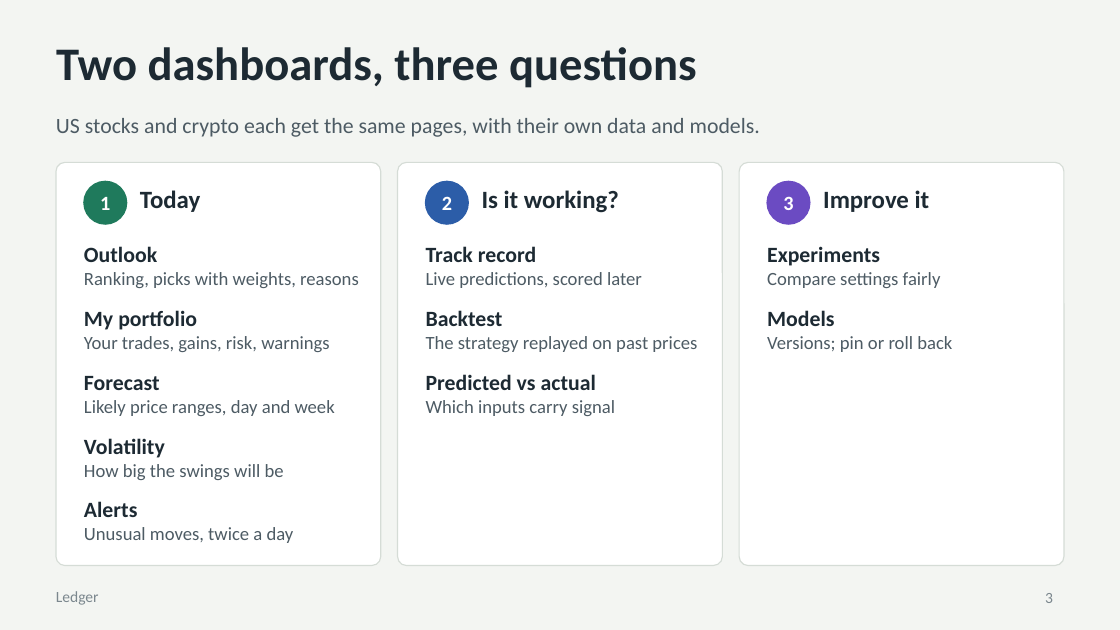
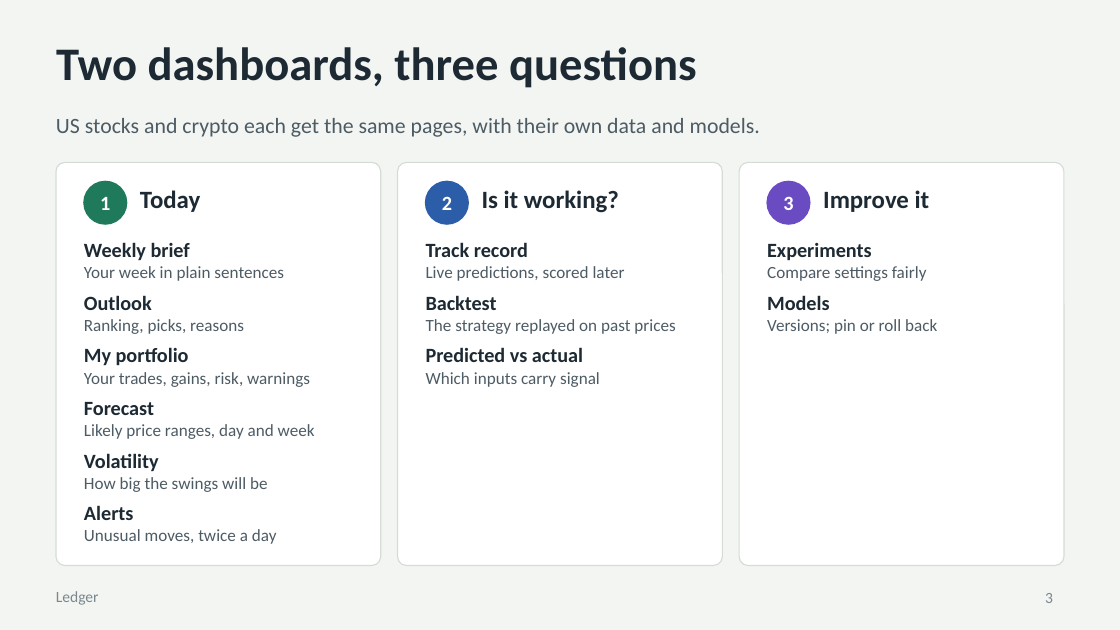
Before and after one commit to elyr/stock-market-predictor, a slide deck: slide 3 of docs/presentation/Ledger.pptx. Drawn at 1120x630 pixels with LibreOffice and Linux fonts; fonts in the diff are those of the drawing. Boxes give left, top, right and bottom in pixels: in the first picture for what was removed or moved away, otherwise in the second. Text is boxed around its words. In the diff, an @@ line names an element or a change of style, - is before the commit and + after.

```diff
--- a/docs/presentation/Ledger.pptx
+++ b/docs/presentation/Ledger.pptx
@@ text "Track record" at (426, 242, 625, 281): size 14 to 13 pt in "Track record"; size 12 to 11 pt in "Live predictions, scored later" @@
@@ text "Experiments" at (767, 243, 927, 281): size 14 to 13 pt in "Experiments"; size 12 to 11 pt in "Compare settings fairly" @@
@@ text added at (84, 242, 284, 281), 11 pt, text #4D5B64 @@
+Weekly brief
+Your week in plain sentences
@@ text at (84, 295, 152, 310): size 14 to 13 pt in "Outlook" @@
@@ text "Outlook": place and size @@
-text "Outlook" at (84, 246, 359, 288)
+text "Outlook" at (84, 295, 244, 334)
@@ text "Backtest": place and size @@
-text "Backtest" at (426, 310, 697, 352)
+text "Backtest" at (426, 295, 675, 334)
@@ text "Backtest" at (426, 295, 675, 334): size 14 to 13 pt in "Backtest"; size 12 to 11 pt in "The strategy replayed on past prices" @@
@@ text "Models": place and size @@
-text "Models" at (767, 310, 952, 352)
+text "Models" at (767, 295, 937, 334)
@@ text "Models" at (767, 295, 937, 334): size 14 to 13 pt in "Models"; size 12 to 11 pt in "Versions; pin or roll back" @@
@@ text at (84, 319, 244, 334): text changed; size 12 to 11 pt @@
-Ranking, picks with weights, reasons
+Ranking, picks, reasons
@@ text "My portfolio": place and size @@
-text "My portfolio" at (84, 310, 329, 352)
+text "My portfolio" at (84, 347, 310, 387)
@@ text "My portfolio" at (84, 347, 310, 387): size 14 to 13 pt in "My portfolio"; size 12 to 11 pt in "Your trades, gains, risk, warnings" @@
@@ text "Predicted vs actual": place and size @@
-text "Predicted vs actual" at (426, 374, 615, 416)
+text "Predicted vs actual" at (426, 347, 600, 387)
@@ text "Predicted vs actual" at (426, 347, 600, 387): size 14 to 13 pt in "Predicted vs actual"; size 12 to 11 pt in "Which inputs carry signal" @@
@@ text "Forecast": place and size @@
-text "Forecast" at (84, 376, 335, 416)
+text "Forecast" at (84, 402, 315, 439)
@@ text "Forecast" at (84, 402, 315, 439): size 14 to 13 pt in "Forecast"; size 12 to 11 pt in "Likely price ranges, day and week" @@
@@ text "Volatility": place and size @@
-text "Volatility" at (84, 438, 284, 480)
+text "Volatility" at (84, 453, 268, 492)
@@ text "Volatility" at (84, 453, 268, 492): size 14 to 13 pt in "Volatility"; size 12 to 11 pt in "How big the swings will be" @@
@@ text "Alerts" at (84, 505, 277, 544): size 14 to 13 pt in "Alerts"; size 12 to 11 pt in "Unusual moves, twice a day" @@
```
Also in this commit, not shown: 17 other files.
